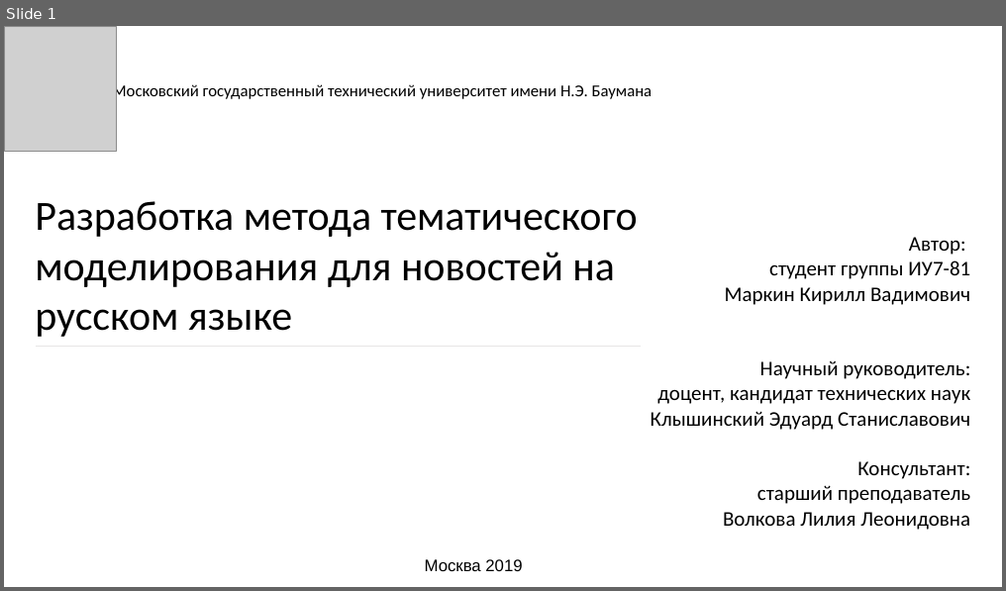
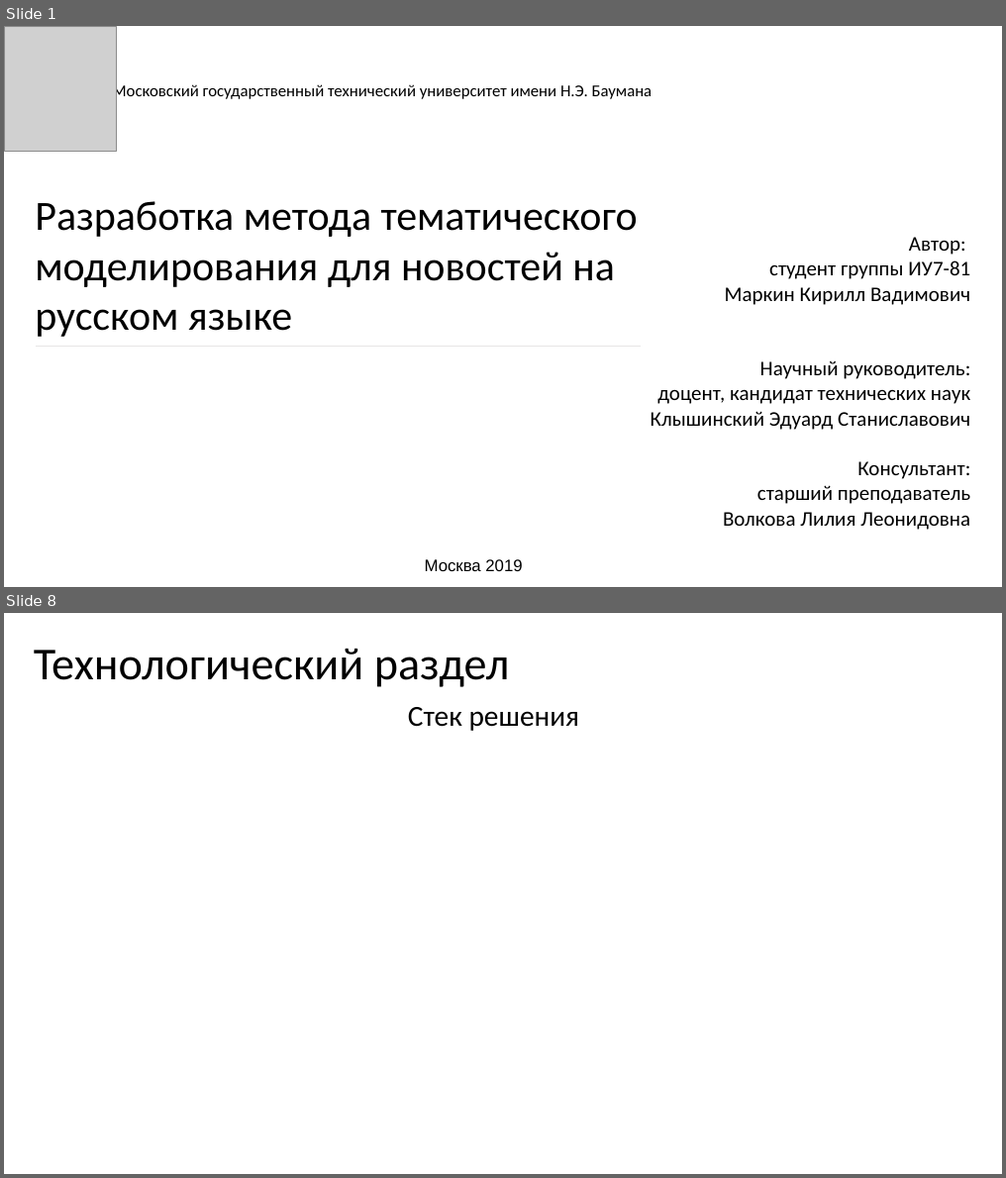
Before and after one commit to Kirmark/bachelor-qualification-work, a slide deck: presentation/presentation.pptx. Shown one above the other, each under a label of ours: slide 1 before the commit, slides 1 and 8 after it; the slides between them are not shown. The pictures are 1006x591 and 1006x1178 pixels, drawn with LibreOffice and Linux fonts; fonts in the diff are those of the drawing; grey boxes stand for pictures. Boxes give left, top, right and bottom in pixels: in the first picture for what was removed or moved away, otherwise in the second. Text is boxed around its words. In the diff, an @@ line names an element or a change of style, - is before the commit and + after.

```diff
--- a/presentation/presentation.pptx
+++ b/presentation/presentation.pptx
@@ slide 8 added at (4,613,1002,1174), background #FFFFFF @@
@@ text added at (34,648,510,687), 44 pt, text #000000 @@
+Технологический раздел
@@ text added at (408,707,580,731), 28 pt, text #000000 @@
+Стек решения
```
Also in this commit, not shown: 7 slides changed, 3 other slides added, 2 slides removed, 31 other files.
